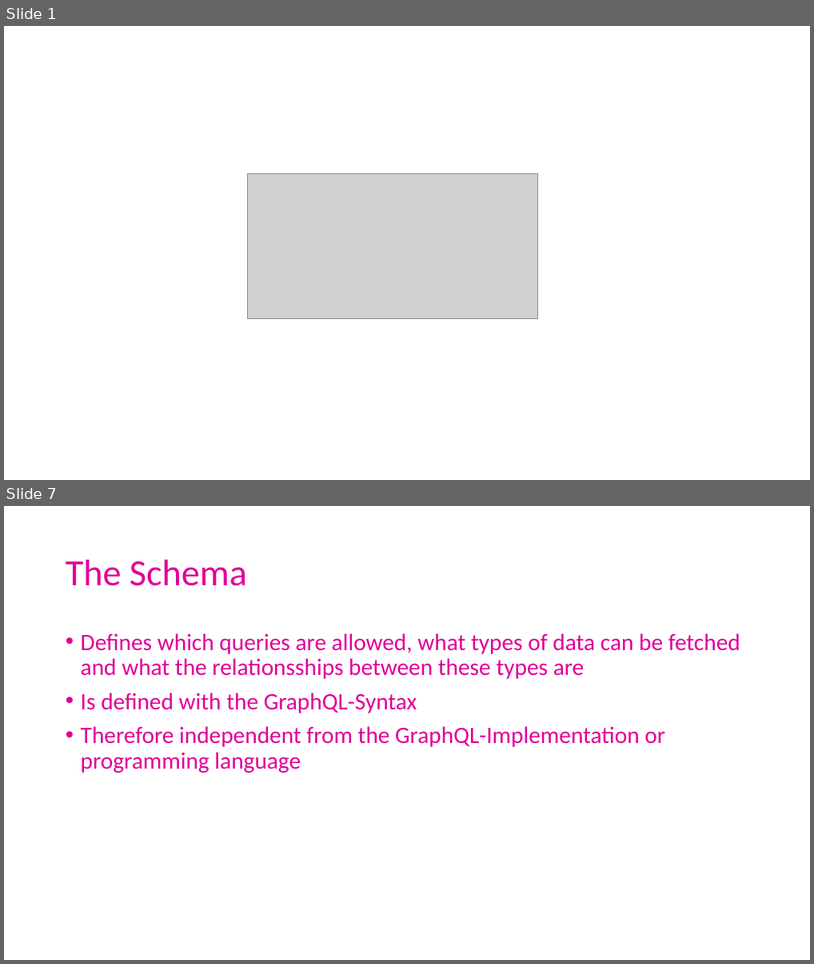
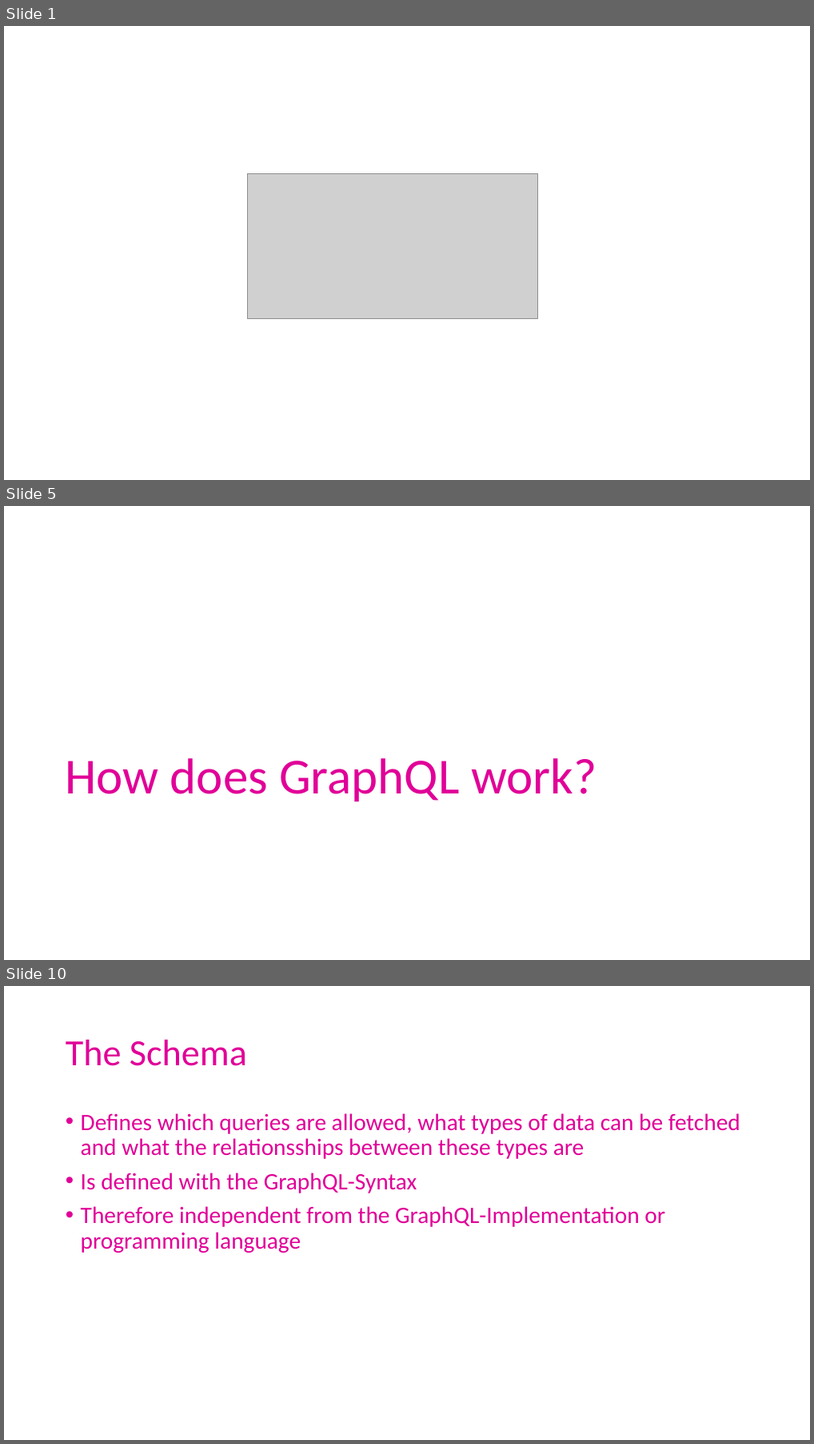
Before and after one commit to ArneSchulze/GraphQL, a slide deck: slides.pptx. Shown one above the other, each under a label of ours: slides 1 and 7 before the commit, slides 1, 5 and 10 after it; the slides between them are not shown. The pictures are 814x964 and 814x1444 pixels, drawn with LibreOffice and Linux fonts; fonts in the diff are those of the drawing; grey boxes stand for pictures. Boxes give left, top, right and bottom in pixels: in the first picture for what was removed or moved away, otherwise in the second. Text is boxed around its words. In the diff, an @@ line names an element or a change of style, - is before the commit and + after.

```diff
--- a/slides.pptx
+++ b/slides.pptx
@@ slide 5 added at <box>4,506,810,960</box>, background #FFFFFF @@
@@ title added at <box>65,758,597,801</box>, 60 pt, text #E10098 @@
+How does GraphQL work?
@@ what was slide 7 is now slide 10 @@
```
Also in this commit, not shown: 10 slides changed, 3 other slides added, 1 other file.
